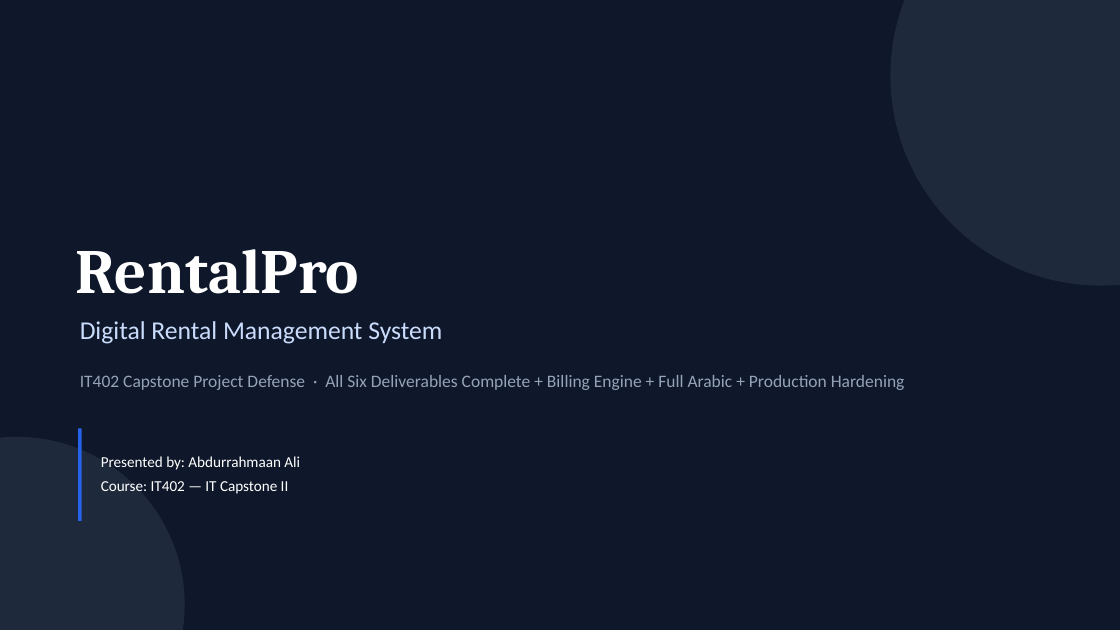
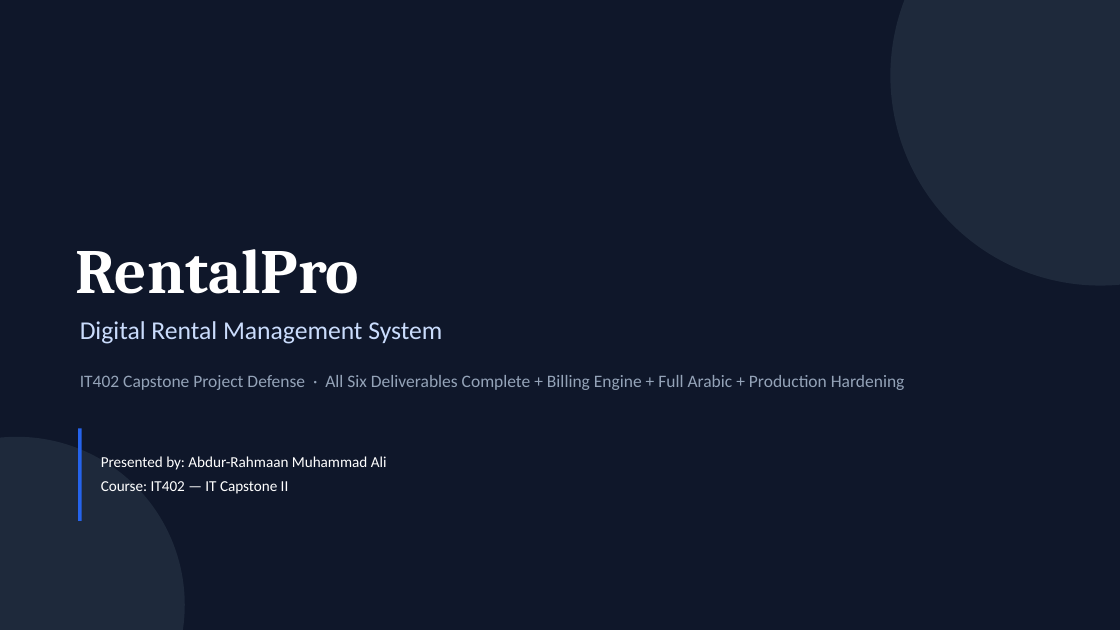
Before and after one commit to Abdur-lab/github-slideshow, a slide deck: slide 1 of docs/ABDURRAHMAAN_IT402_DEL_3_PRESENTATION.pptx. Drawn at 1120x630 pixels with LibreOffice and Linux fonts; fonts in the diff are those of the drawing. Boxes give left, top, right and bottom in pixels: in the first picture for what was removed or moved away, otherwise in the second. Text is boxed around its words. In the diff, an @@ line names an element or a change of style, - is before the commit and + after.

```diff
--- a/docs/ABDURRAHMAAN_IT402_DEL_3_PRESENTATION.pptx
+++ b/docs/ABDURRAHMAAN_IT402_DEL_3_PRESENTATION.pptx
@@ text at bbox=[101, 456, 387, 470]: text changed @@
-Presented by: Abdurrahmaan Ali
+Presented by: Abdur-Rahmaan Muhammad Ali
```
Also in this commit, not shown: 5 other slides changed, 7 other files.
